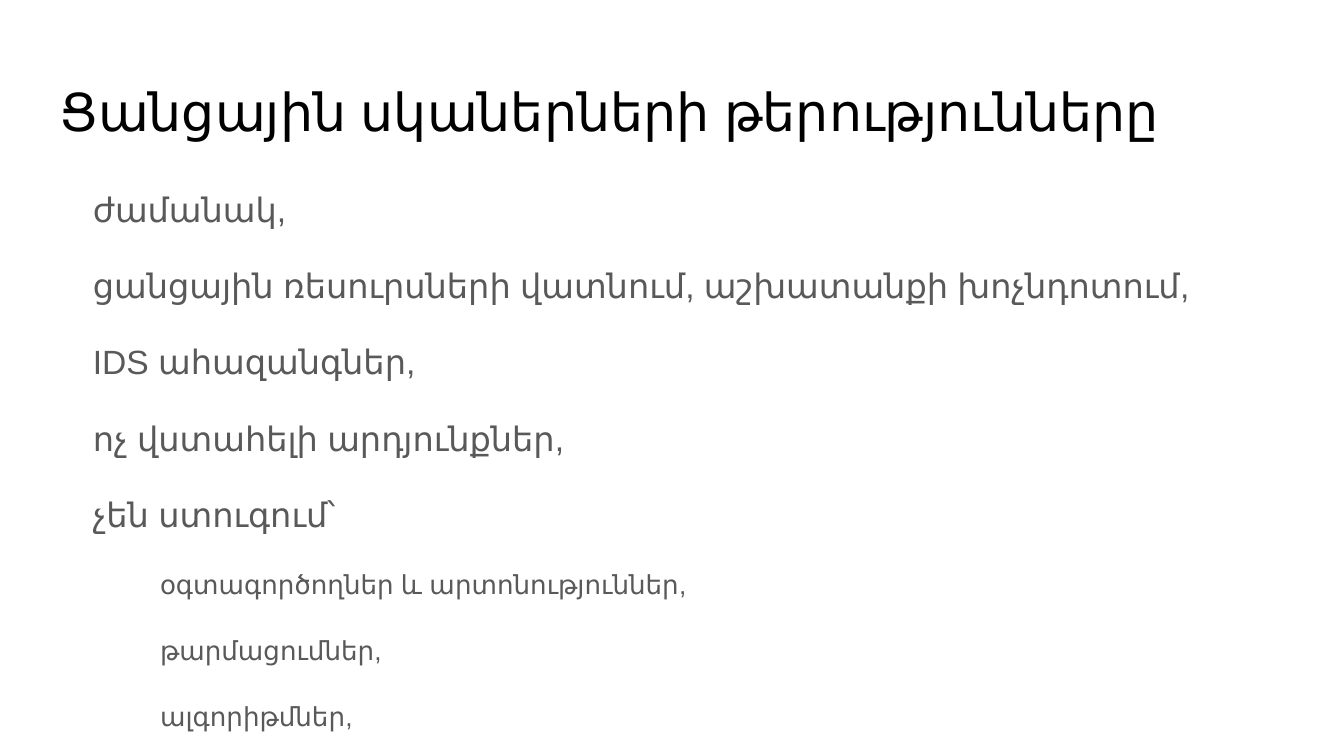
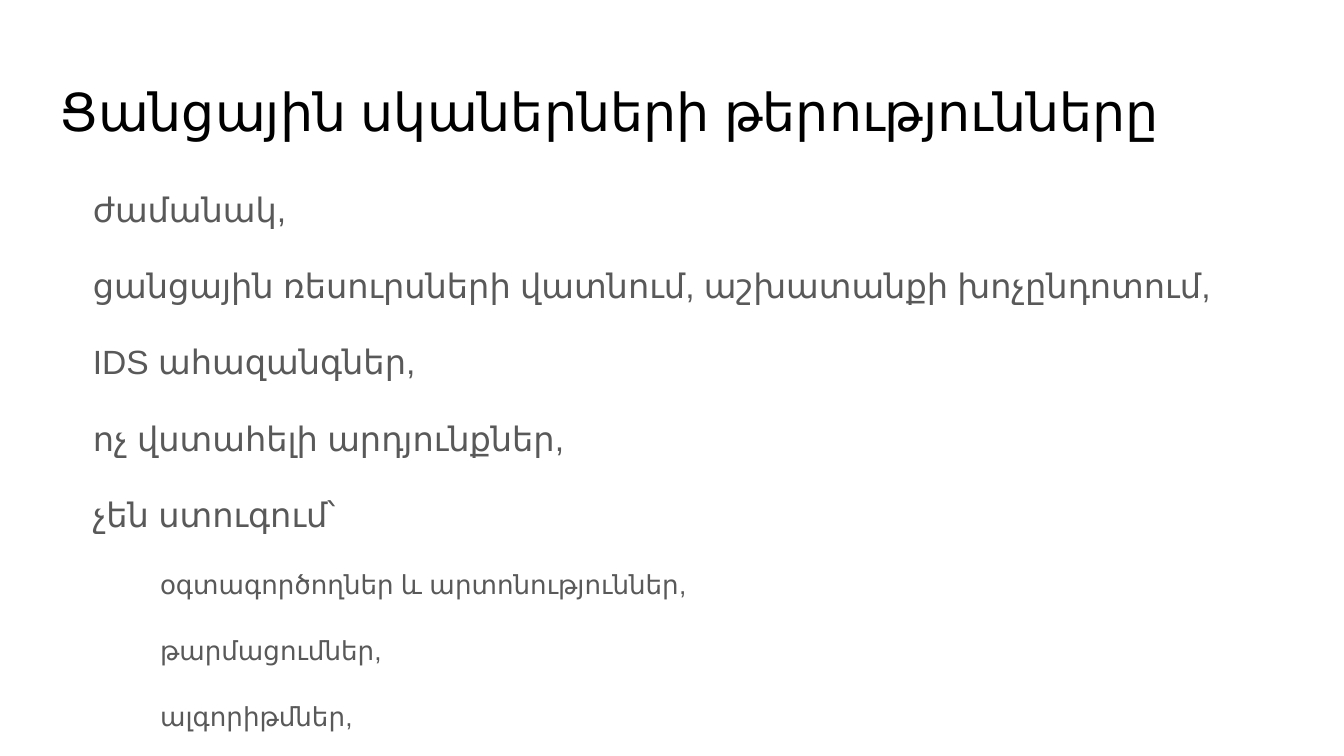
Before and after one commit to axper/lmap, a slide deck: slide 9 of tex/2016/presentation/presentation.pptx. Drawn at 1344x756 pixels with LibreOffice and Linux fonts; fonts in the diff are those of the drawing. Boxes give left, top, right and bottom in pixels: in the first picture for what was removed or moved away, otherwise in the second. Text is boxed around its words. In the diff, an @@ line names an element or a change of style, - is before the commit and + after.

```diff
--- a/tex/2016/presentation/presentation.pptx
+++ b/tex/2016/presentation/presentation.pptx
@@ text at bbox=[93, 272, 1201, 305]: text changed @@
-ցանցային ռեսուրսների վատնում, աշխատանքի խոչնդոտում,
+ցանցային ռեսուրսների վատնում, աշխատանքի խոչընդոտում,
```
Also in this commit, not shown: 6 other slides changed, 6 slides added, 2 other files.
